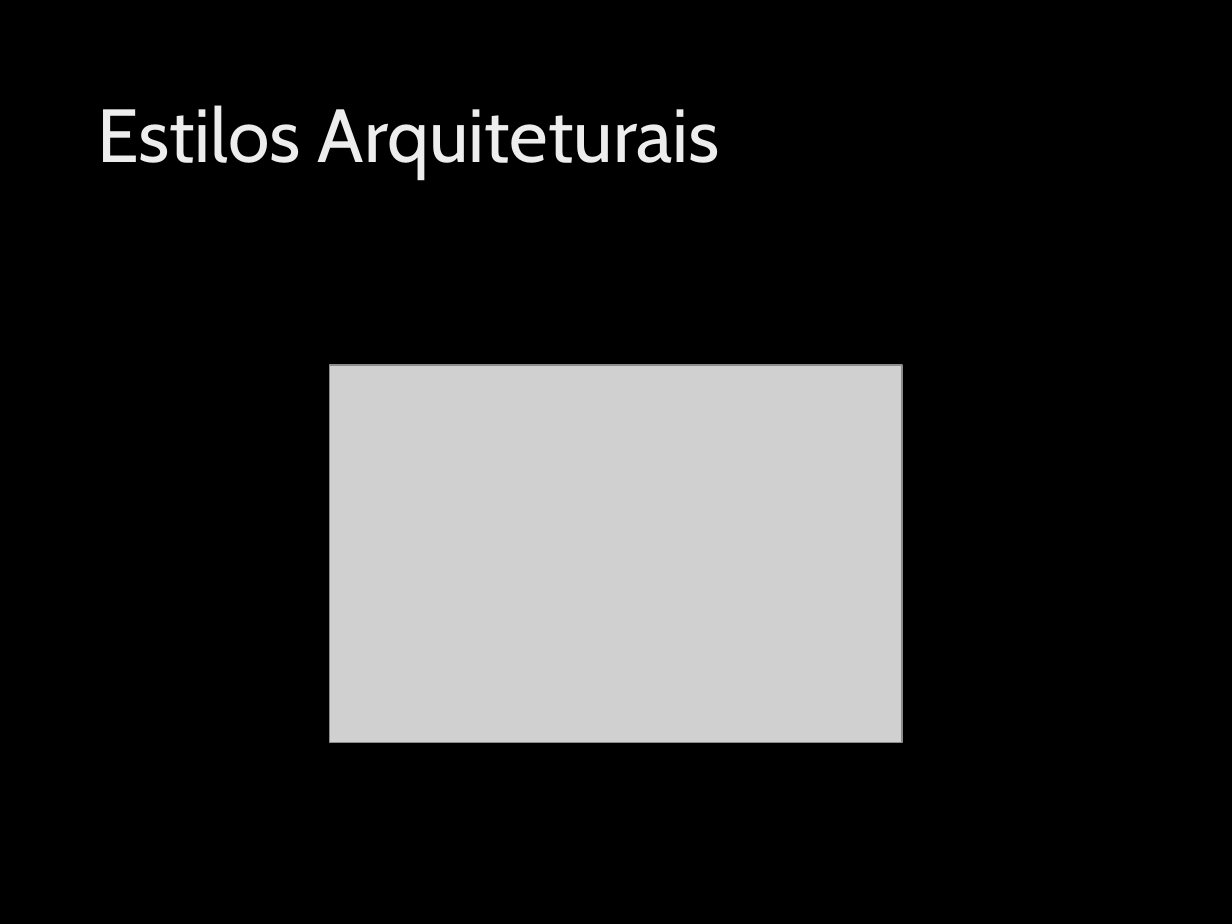
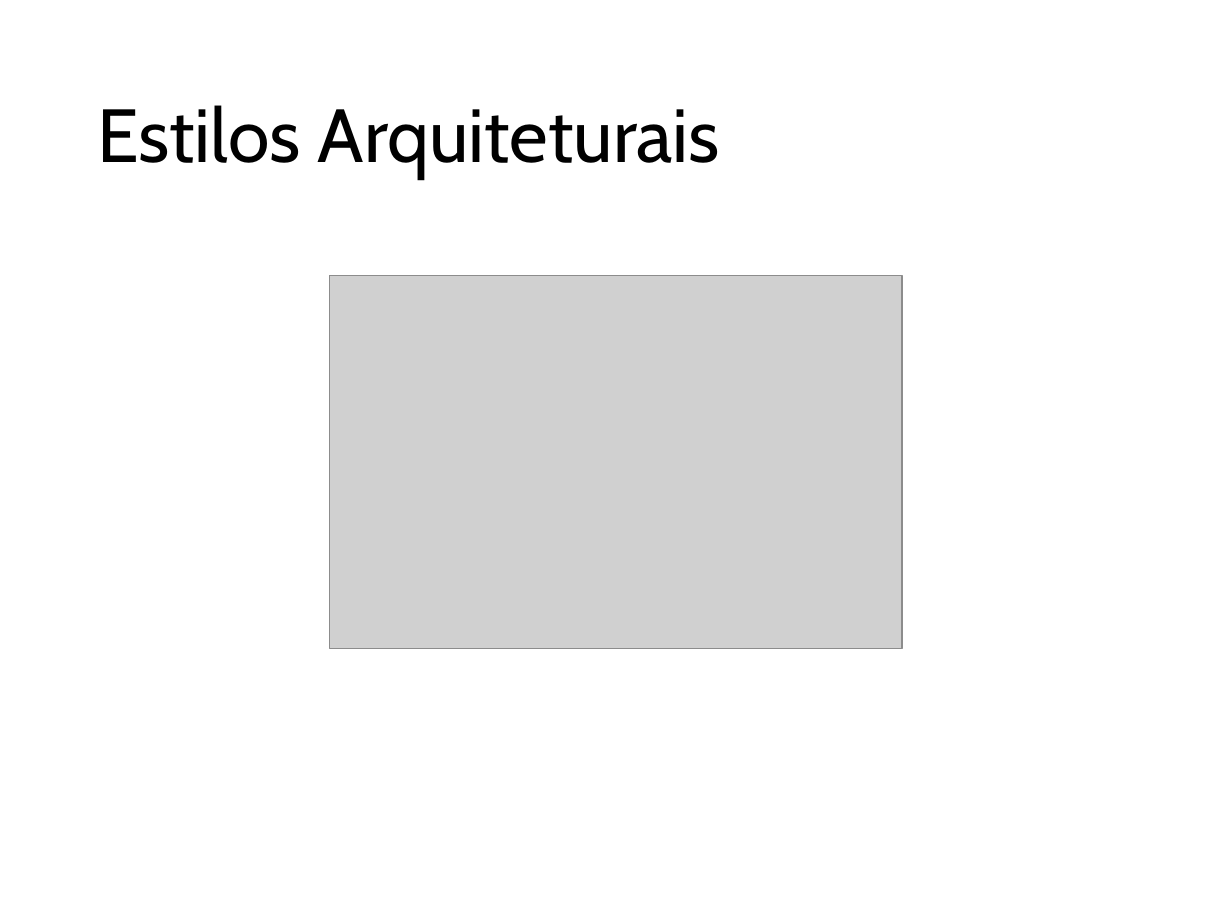
Before and after one commit to ivanpaulovich/event-sourcing-jambo, a slide deck: slide 11 of docs/Introdução ao Domain-Driven-Design (DDD).pptx (slide 8 before the commit). Drawn at 1232x924 pixels with LibreOffice and Linux fonts; fonts in the diff are those of the drawing; grey boxes stand for pictures; background and template pictures are left out. Boxes give left, top, right and bottom in pixels: in the first picture for what was removed or moved away, otherwise in the second. Text is boxed around its words. In the diff, an @@ line names an element or a change of style, - is before the commit and + after.

```diff
--- a/docs/Introdução ao Domain-Driven-Design (DDD).pptx
+++ b/docs/Introdução ao Domain-Driven-Design (DDD).pptx
@@ background picture (left out) to #FFFFFF @@
@@ title "Estilos Arquiteturais" at (97,105,720,178): text colour gradient #DEDEDE to #EDEDED to #FFFFFF to #000000 @@
@@ picture: place and size @@
-picture at (330,365,903,742)
+picture at (330,275,903,648)
```
Also in this commit, not shown: 24 other slides changed, 2 slides added, 2 slides removed, 2 other files.
